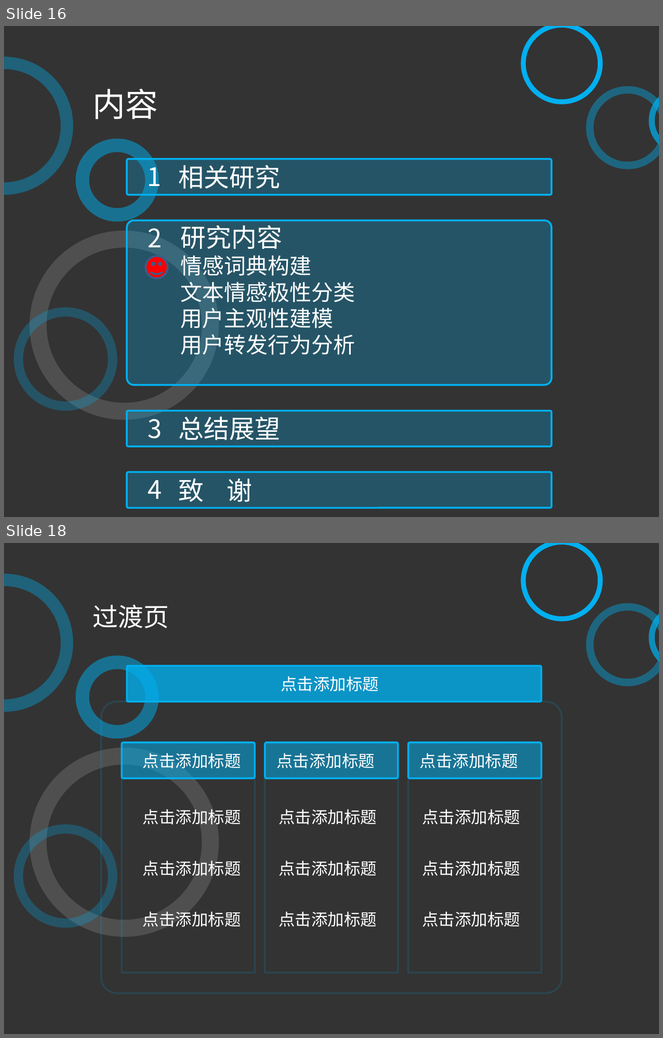
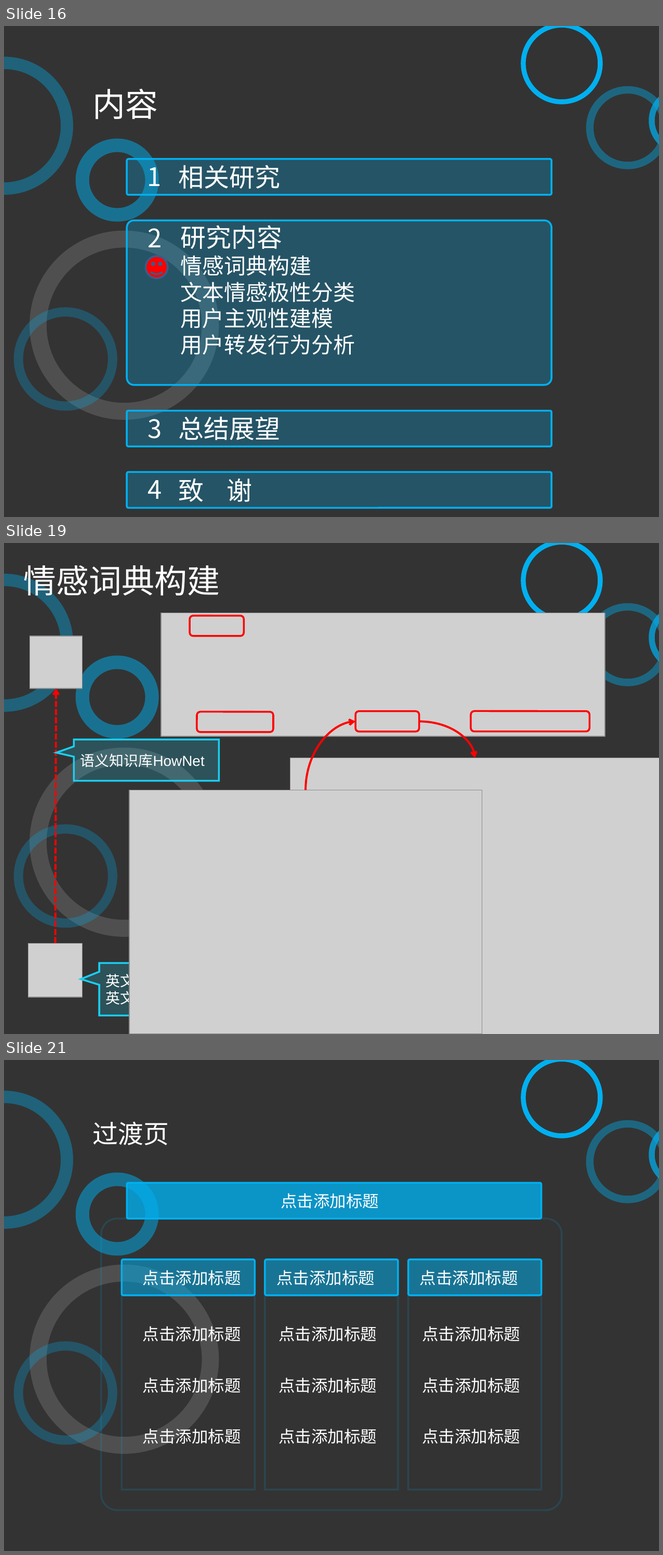
Before and after one commit to xsongx/MyThesis, a slide deck: 答辩.ppt. Shown one above the other, each under a label of ours: slides 16 and 18 before the commit, slides 16, 19 and 21 after it; the slides between them are not shown. The pictures are 663x1038 and 663x1555 pixels, drawn with LibreOffice and Linux fonts; fonts in the diff are those of the drawing; grey boxes stand for pictures. Boxes give left, top, right and bottom in pixels: in the first picture for what was removed or moved away, otherwise in the second. Text is boxed around its words. In the diff, an @@ line names an element or a change of style, - is before the commit and + after.

```diff
--- a/答辩.ppt
+++ b/答辩.ppt
@@ slide 19 added at [4, 543, 659, 1034], background #333333 @@
@@ freeform shape added at [521, 543, 603, 622], fill #00B0F0 @@
@@ freeform shape added at [4, 574, 74, 712], fill #00B0F0 at 38% opacity @@
@@ text added at [24, 565, 220, 601], 36 pt, text #FFFFFF @@
+情感词典构建
@@ freeform shape added at [586, 603, 659, 687], fill #00B0F0 at 41% opacity @@
@@ freeform shape added at [649, 604, 659, 671], fill #00B0F0 at 72% opacity @@
@@ picture added at [161, 613, 606, 737] @@
@@ rounded rectangle added at [190, 616, 244, 636], outline #FF0000 2.01 pt @@
@@ picture added at [29, 636, 82, 689] @@
@@ freeform shape added at [75, 656, 158, 739], fill #00B0F0 at 50% opacity @@
@@ arrow added from (55, 943) to (56, 689), #FF0000 2.24 pt dashed @@
@@ rounded rectangle added at [196, 712, 273, 732], outline #FF0000 2.01 pt @@
@@ rounded rectangle added at [356, 711, 419, 732], outline #FF0000 2.01 pt @@
@@ rounded rectangle added at [471, 711, 590, 732], outline #FF0000 2.01 pt @@
@@ curved arrow added from (306, 790) to (356, 722), #FF0000 2.24 pt @@
@@ curved arrow added from (419, 722) to (475, 758), #FF0000 2.24 pt @@
@@ speech box added at [74, 740, 219, 781], fill #19CFF3 at 20% opacity, outline #19CFF3 2.01 pt, 16 pt, text #FFFFFF @@
+语义知识库HowNet
@@ freeform shape added at [29, 748, 219, 938], fill #FFFFFF at 14% opacity @@
@@ picture added at [291, 758, 659, 1034] @@
@@ picture added at [129, 790, 482, 1034] @@
@@ freeform shape added at [14, 825, 117, 928], fill #00B0F0 at 27% opacity @@
@@ picture added at [28, 943, 82, 997] @@
@@ speech box added at [99, 963, 306, 1015], fill #19CFF3 at 20% opacity, outline #19CFF3 2.01 pt, 16 pt, text #FFFFFF @@
+英文语义词典Wordnet
+英文情感词典SentiWordNet
@@ what was slide 18 is now slide 21 @@
```
Also in this commit, not shown: 7 slides changed, 2 other slides added, 15 other files.
